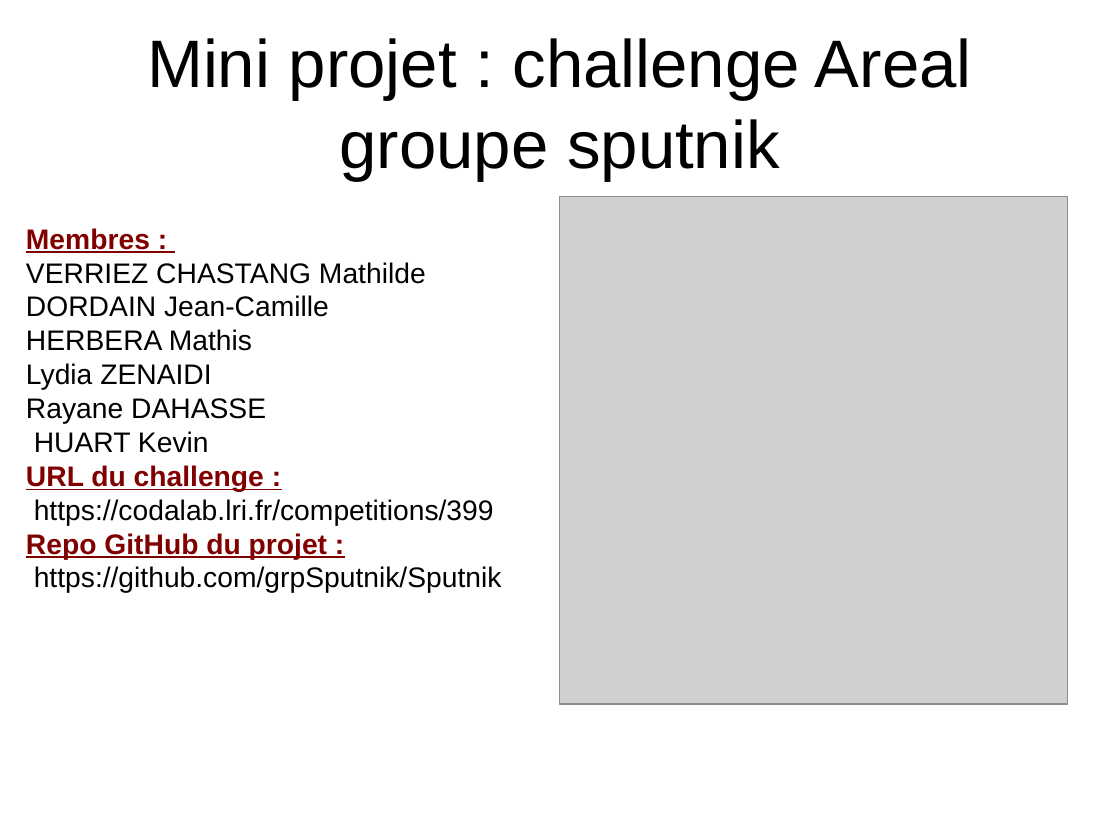
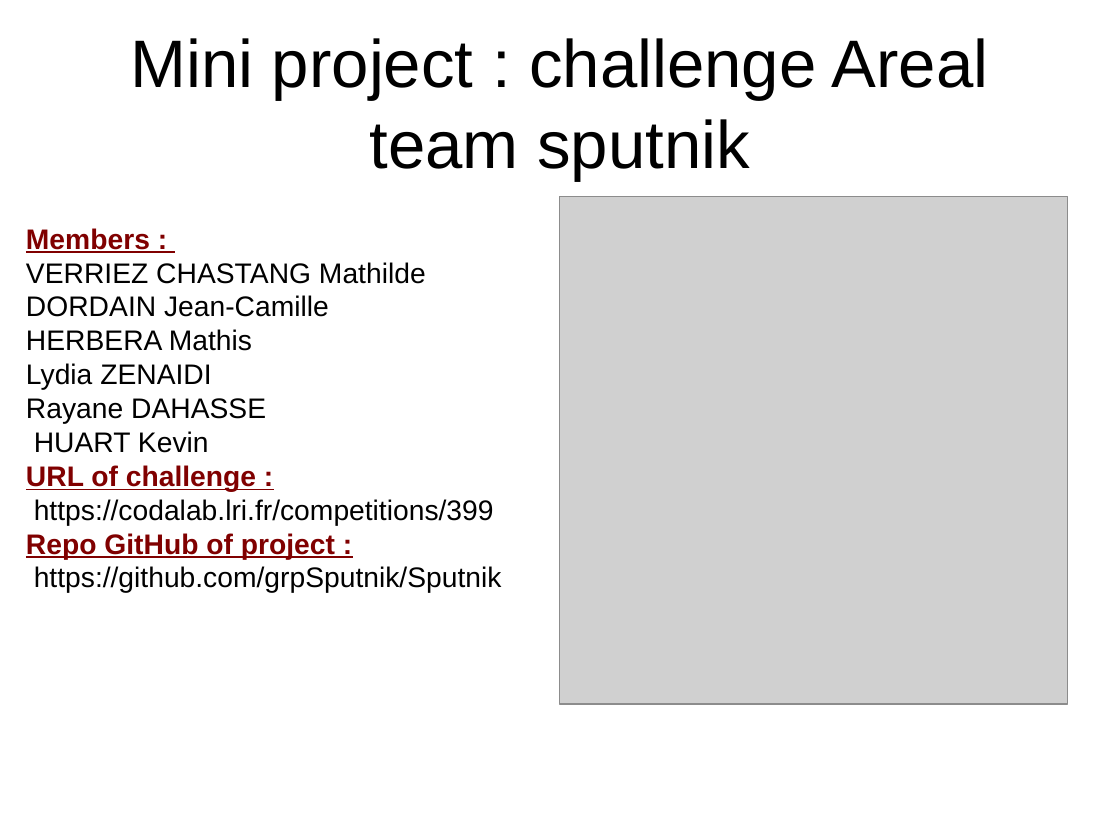
Before and after one commit to grpSputnik/Sputnik, a slide deck: slide 1 of Diapo_Video_Mini_Projet.odp. Drawn at 1120x840 pixels with LibreOffice and Linux fonts; fonts in the diff are those of the drawing; grey boxes stand for pictures; background and template pictures are left out. Boxes give left, top, right and bottom in pixels: in the first picture for what was removed or moved away, otherwise in the second. Text is boxed around its words. In the diff, an @@ line names an element or a change of style, - is before the commit and + after.

```diff
--- a/Diapo_Video_Mini_Projet.odp
+++ b/Diapo_Video_Mini_Projet.odp
@@ title at (x1=130, y1=38, x2=989, y2=181): text changed @@
-Mini projet : challenge Areal groupe sputnik
+Mini project : challenge Areal team sputnik
@@ text at (x1=26, y1=228, x2=150, y2=253): text changed @@
-Membres :
+Members :
@@ text at (x1=26, y1=465, x2=256, y2=492): text changed @@
-URL du challenge :
+URL of challenge :
@@ text at (x1=26, y1=533, x2=335, y2=560): text changed @@
-Repo GitHub du projet :
+Repo GitHub of project :
```
Also in this commit, not shown: 6 other slides changed, 3 slides added, 2 slides removed.
